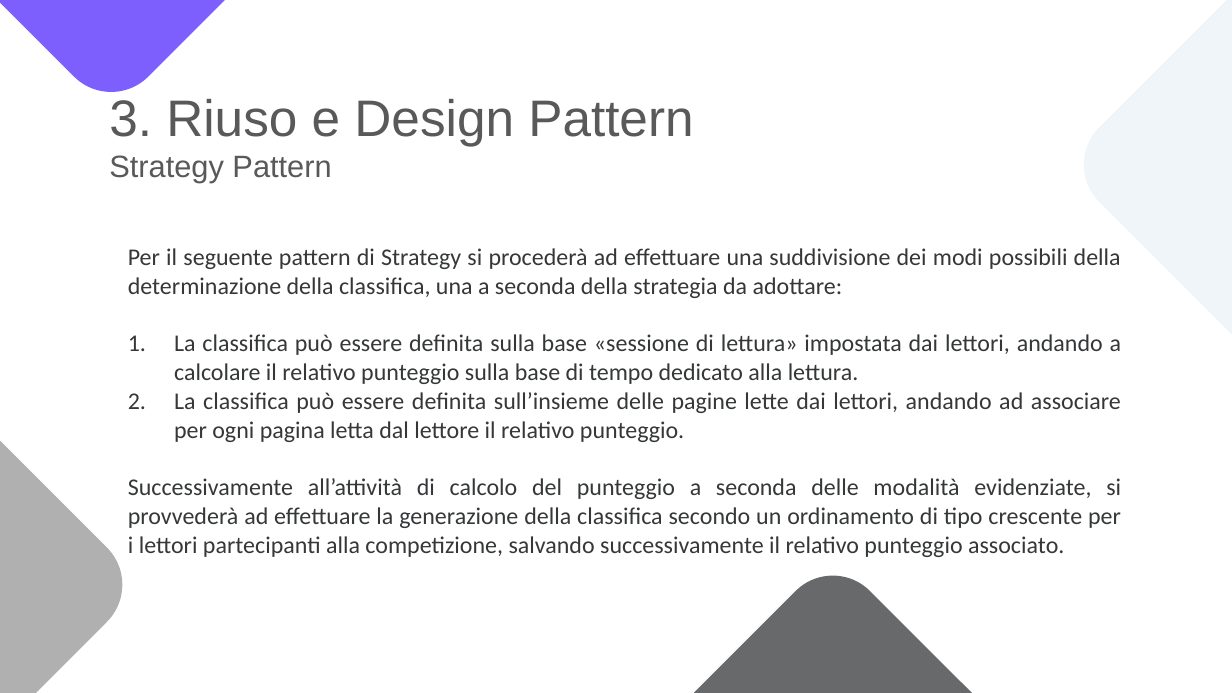
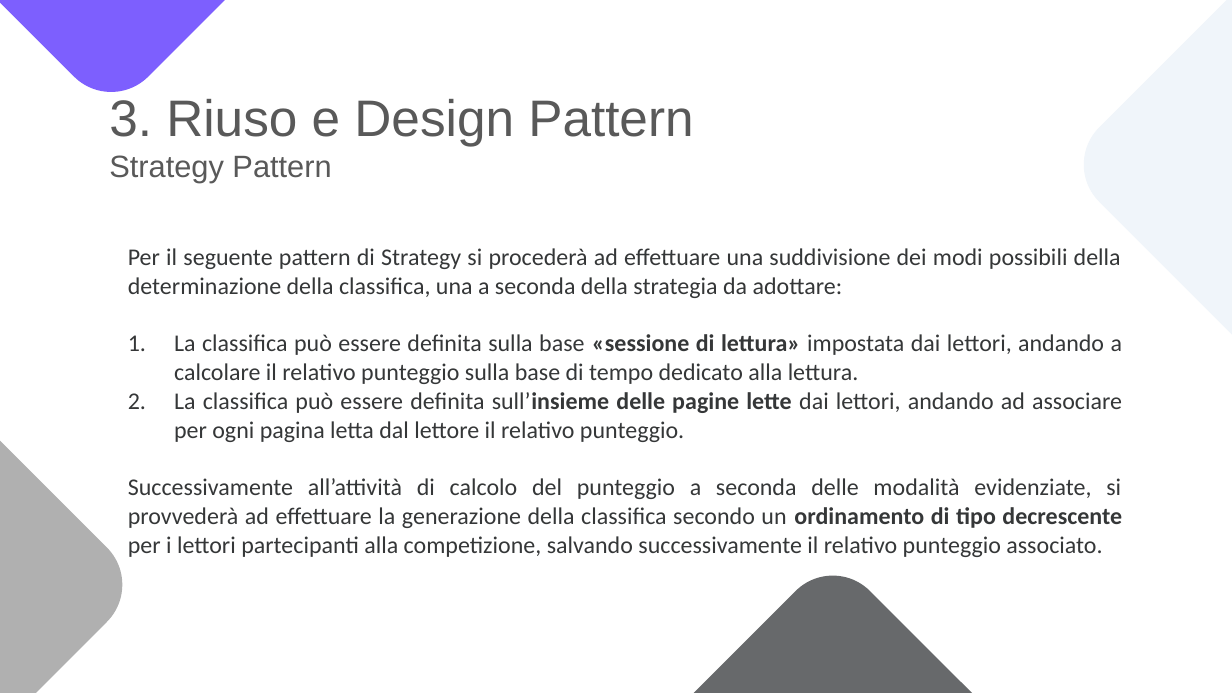
Before and after one commit to notjuary/Bookster_Classe03, a slide deck: slide 105 of DOC/Presentazione.pptx (slide 98 before the commit). Drawn at 1232x693 pixels with LibreOffice and Linux fonts; fonts in the diff are those of the drawing. Boxes give left, top, right and bottom in pixels: in the first picture for what was removed or moved away, otherwise in the second. Text is boxed around its words. In the diff, an @@ line names an element or a change of style, - is before the commit and + after.

Commit message:
Presentazione

```diff
--- a/DOC/Presentazione.pptx
+++ b/DOC/Presentazione.pptx
@@ subtitle at (174, 334, 1122, 442): bold on in "«sessione di lettura»", "sull’insieme delle pagine lette" @@
@@ subtitle at (128, 478, 1122, 557): text changed @@
-Successivamente all’attività di calcolo del punteggio a seconda delle modalità evidenziate, si provvederà ad effettuare la generazione della classifica secondo un ordinamento di tipo crescente per i lettori partecipanti alla competizione, salvando successivamente il relativo punteggio associato.
+Successivamente all’attività di calcolo del punteggio a seconda delle modalità evidenziate, si provvederà ad effettuare la generazione della classifica secondo un ordinamento di tipo decrescente per i lettori partecipanti alla competizione, salvando successivamente il relativo punteggio associato.
```
Also in this commit, not shown: 17 other slides changed, 14 slides added, 3 slides removed.
